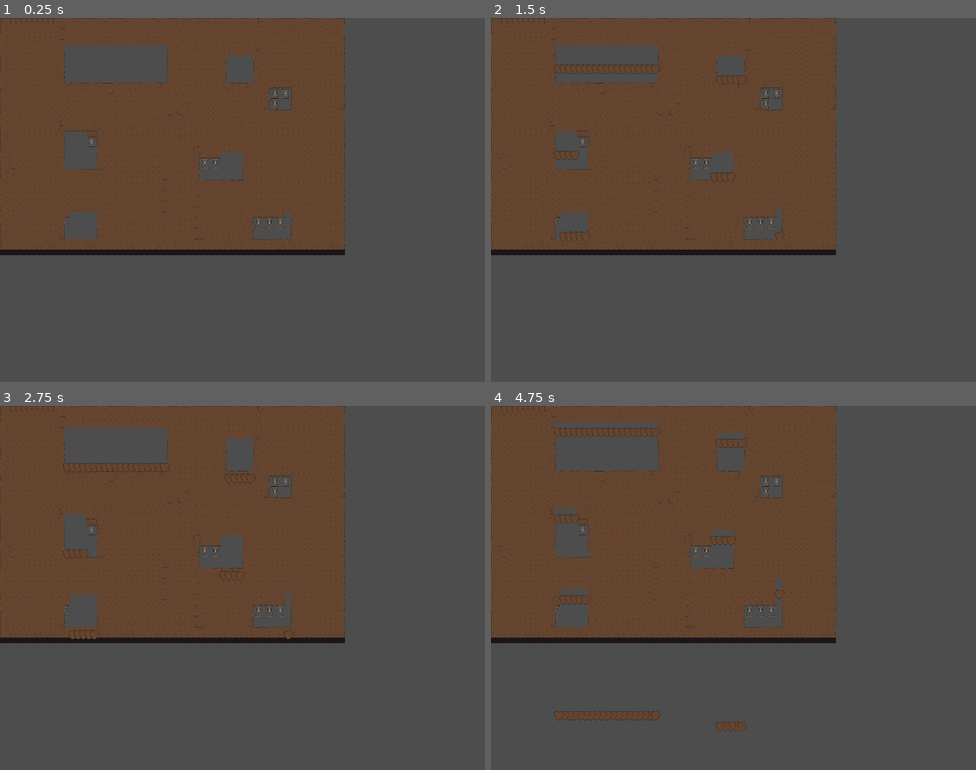
Above: before the commit, frames 1-4 (two rows, left to right).
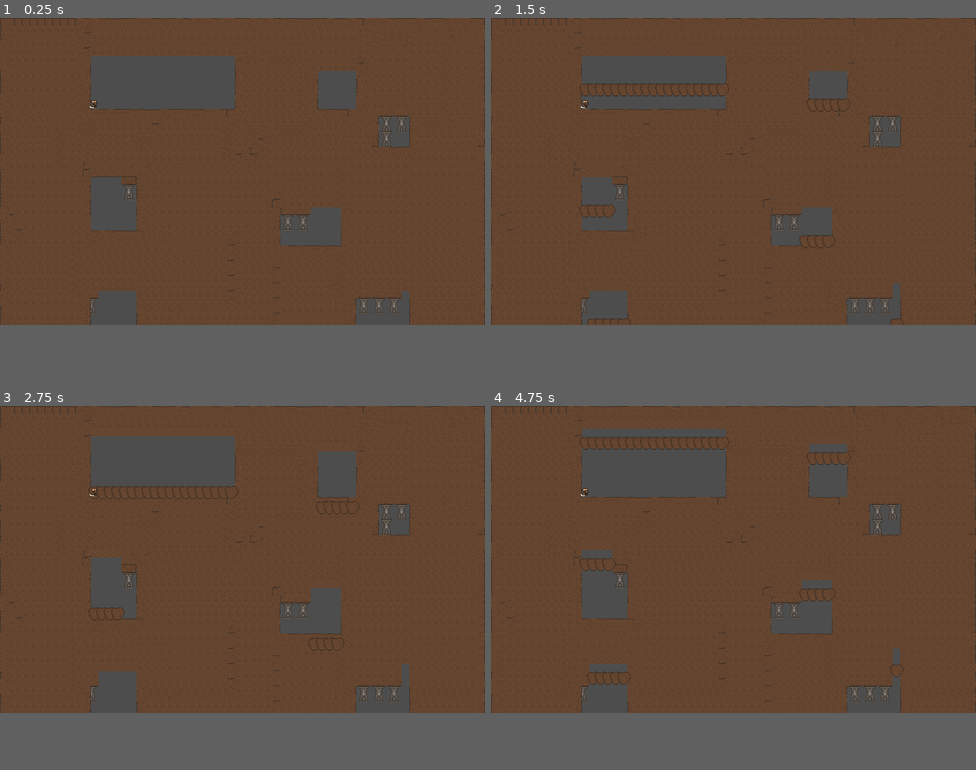
Above: after the commit, the same moments.

Repository: JoshSanch/DwarfDig
Game: Godot game, scene res://Scenes/gameroot.tscn
The game is run twice, just before and just after one commit, with the same random seed, the same clock (stepped at 60 frames per second) and the same inputs. Before the commit the project starts from res://Scenes/Game/CavePlayableArea.tscn.
Inputs:
- Up to frame 1 (0.25 s): no input
- Up to frame 2 (1.5 s): tap Enter (ui_accept) at 0.5, 0.77 s; hold Right (ui_right) from 0.53 s (still down)
- Up to frame 3 (2.75 s): tap Enter (ui_accept) at 1.52 s; release Right (ui_right) at 2.03 s; hold Left (ui_left) from 2.03 s (still down)
- Up to frame 4 (4.75 s): release Left (ui_left) at 2.78 s; hold Right (ui_right) 2.78-4.28 s; tap Enter (ui_accept) at 3.02, 3.77, 4.52 s; hold Left (ui_left) from 4.28 s (still down)
The window is 800x600 before the commit and 800x506 after it. Grey fills any space a smaller window leaves; there, only what the larger window draws over its background counts as a difference.

The runs differ from the first frame. In frame 1, 47% of the frame differs, in the area x 0-100%, y 0-85%; in frame 2, 46%; in frame 3, 47%; in frame 4, 49%, in the area x 0-100%, y 0-90%.

Commit message:
Fix: Use correct root scene for game

Diff:
--- a/project.godot
+++ b/project.godot
@@ -11,15 +11,14 @@
 [application]
 
 config/name="Dwarf Dig"
-run/main_scene="res://Scenes/Game/CavePlayableArea.tscn"
+run/main_scene="res://Scenes/gameroot.tscn"
 config/features=PackedStringArray("4.3", "GL Compatibility")
 config/icon="res://icon.svg"
 
 [display]
 
 window/size/viewport_width=1024
-window/size/window_width_override=1440
-window/size/window_height_override=1080
+window/stretch/mode="viewport"
 
 [layer_names]
 
